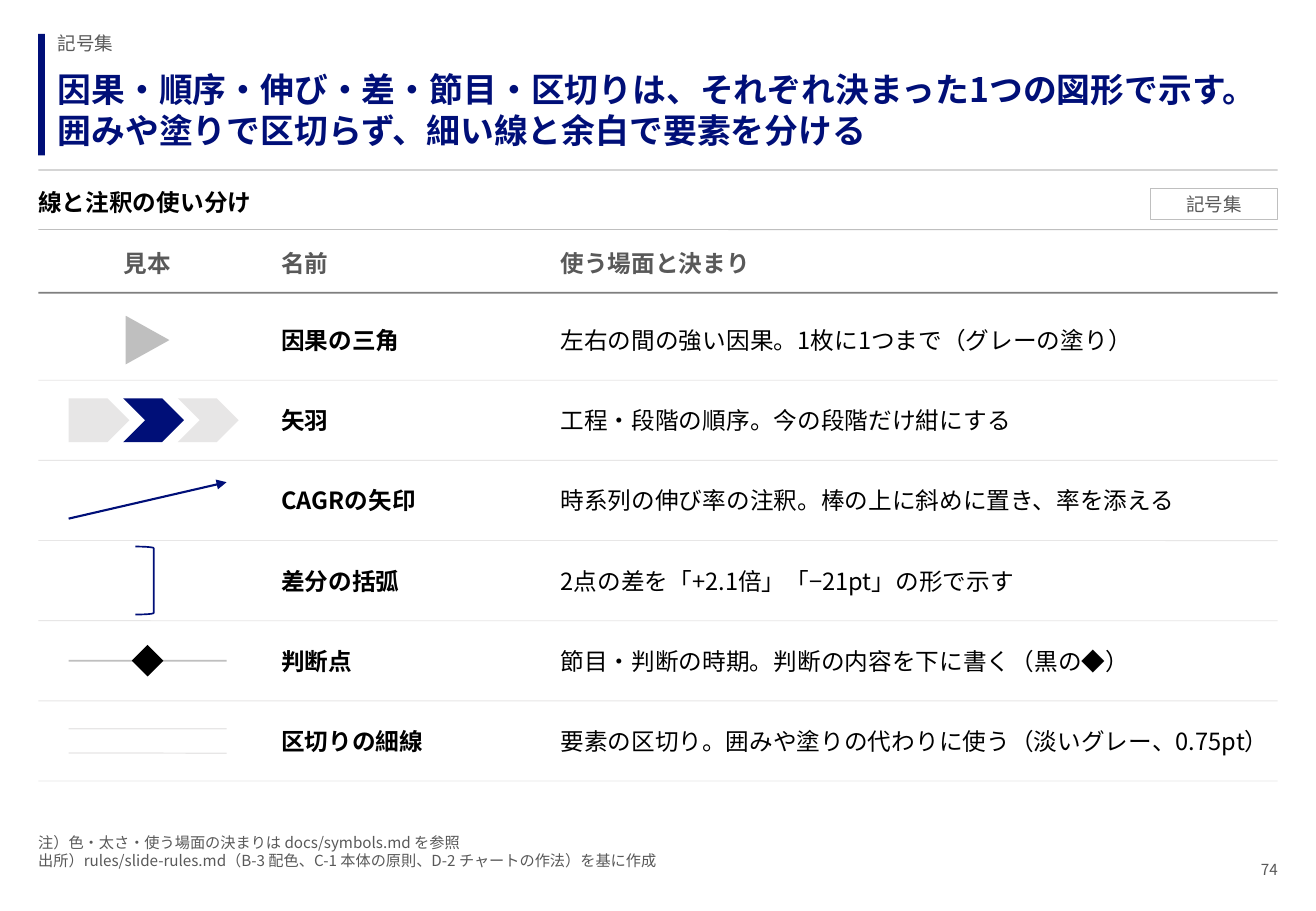
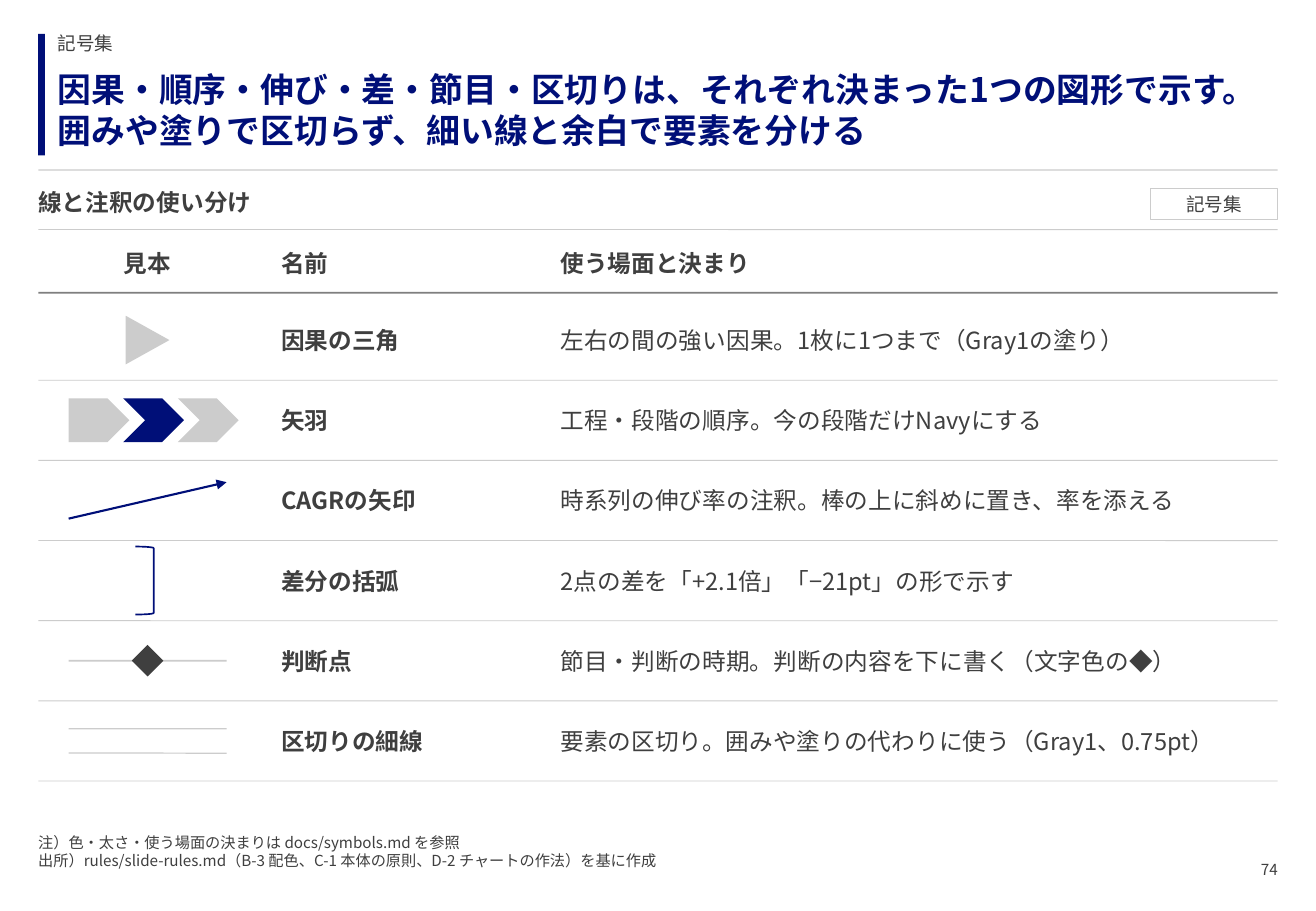
Before and after one commit to GontaHH/slide_builder, a slide deck: slide 74 of patterns/pattern-deck.pptx. Drawn at 1316x911 pixels with LibreOffice and Linux fonts; fonts in the diff are those of the drawing. Boxes give left, top, right and bottom in pixels: in the first picture for what was removed or moved away, otherwise in the second. Text is boxed around its words. In the diff, an @@ line names an element or a change of style, - is before the commit and + after.

```diff
--- a/patterns/pattern-deck.pptx
+++ b/patterns/pattern-deck.pptx
@@ rectangle "記号集" at [1151, 188, 1278, 220]: text colour #595959 to #3F3F3F; outline #BFBFBF 0.75 pt to #CCCCCC 0.75 pt @@
@@ text colour #595959 to #3F3F3F in 6 elements at [58, 34, 114, 52], [38, 835, 656, 869], [1261, 864, 1278, 875], [124, 252, 171, 274], [281, 252, 328, 274], [561, 252, 750, 274] @@
@@ text at [561, 329, 1125, 355]: text changed; text colour #000000 to #3F3F3F @@
-左右の間の強い因果。1枚に1つまで（グレーの塗り）
+左右の間の強い因果。1枚に1つまで（Gray1の塗り）
@@ line (39, 380) - (1278, 380): stroke #E7E6E6 0.5 pt to #CCCCCC 0.5 pt @@
@@ pentagon arrow at [68, 399, 129, 442]: fill #E7E6E6 to #CCCCCC @@
@@ chevron at [179, 399, 239, 442]: fill #E7E6E6 to #CCCCCC @@
@@ text at [561, 409, 1043, 435]: text changed; text colour #000000 to #3F3F3F @@
-工程・段階の順序。今の段階だけ紺にする
+工程・段階の順序。今の段階だけNavyにする
@@ line (39, 461) - (1278, 461): stroke #E7E6E6 0.5 pt to #CCCCCC 0.5 pt @@
@@ line (39, 541) - (1278, 541): stroke #E7E6E6 0.5 pt to #CCCCCC 0.5 pt @@
@@ line (39, 621) - (1278, 621): stroke #E7E6E6 0.5 pt to #CCCCCC 0.5 pt @@
@@ diamond at [131, 645, 163, 677]: fill #000000 to #3F3F3F @@
@@ text at [561, 650, 1177, 673]: text changed; text colour #000000 to #3F3F3F @@
-節目・判断の時期。判断の内容を下に書く（黒の◆）
+節目・判断の時期。判断の内容を下に書く（文字色の◆）
@@ line (68, 661) - (226, 661): stroke #BFBFBF 1 pt to #CCCCCC 1 pt @@
@@ line (39, 701) - (1278, 701): stroke #E7E6E6 0.5 pt to #CCCCCC 0.5 pt @@
@@ text colour #000000 to #3F3F3F in 9 elements at [38, 191, 251, 213], [281, 329, 399, 351], [281, 409, 328, 431], [281, 489, 416, 511], [561, 489, 1174, 511], [281, 570, 399, 592], [561, 570, 1014, 596], [281, 650, 352, 672], [281, 730, 423, 752] @@
@@ line (68, 729) - (226, 729): stroke #E7E6E6 0.75 pt to #CCCCCC 0.75 pt @@
@@ text at [561, 730, 1215, 756]: text changed; text colour #000000 to #3F3F3F @@
-要素の区切り。囲みや塗りの代わりに使う（淡いグレー、0.75pt）
+要素の区切り。囲みや塗りの代わりに使う（Gray1、0.75pt）
@@ line (68, 753) - (226, 753): stroke #E7E6E6 0.75 pt to #CCCCCC 0.75 pt @@
```
Also in this commit, not shown: 104 other slides changed, 12 other files.
